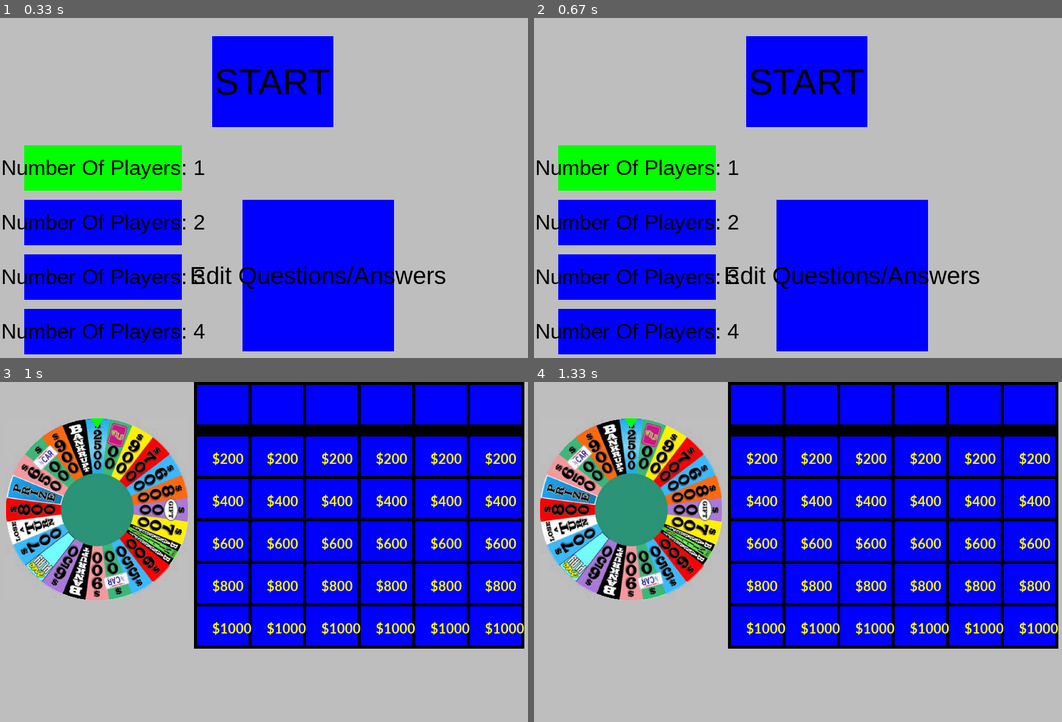
Above: before the commit, frames 1-4 (two rows, left to right).
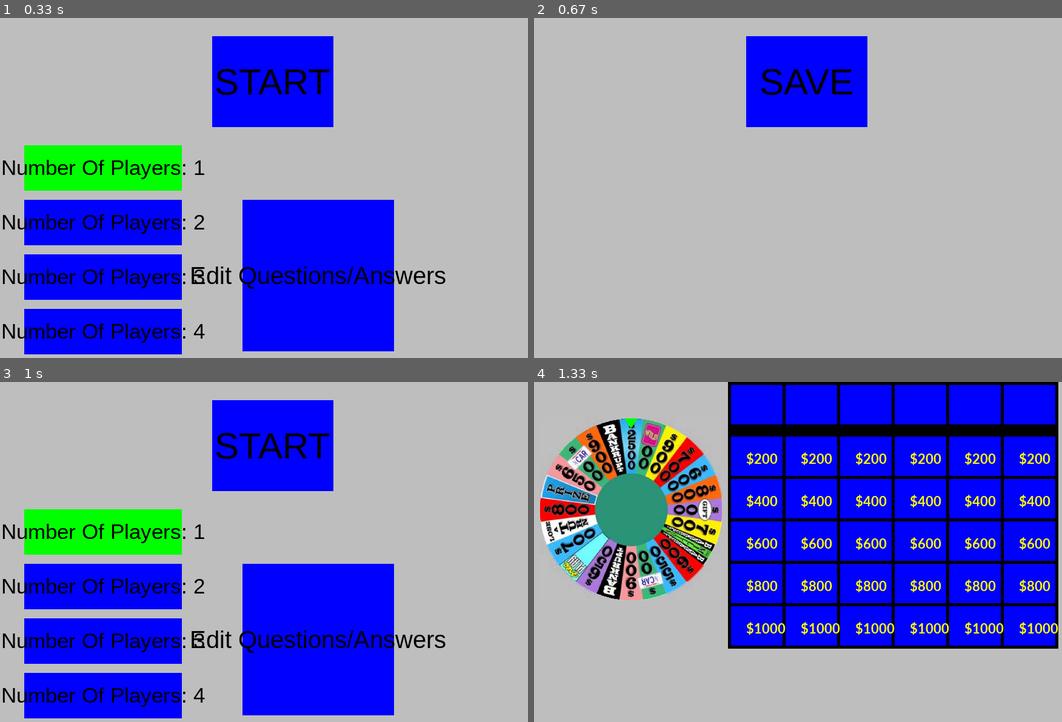
Above: after the commit, the same moments.

Repository: jlherget/TeamH_WheelOfJeopardy
Game: pygame game, started from src/woj.py
The game is run twice, just before and just after one commit, with the same random seed, the same clock (stepped at 60 frames per second) and the same inputs.
Inputs (mouse positions are in pixels of both pictures, inside the frame that each line leads up to):
- Up to frame 1 (0.33 s): no input
- Up to frame 2 (0.67 s): press the mouse at (808, 222) at 0.37 s; move the mouse to (739, 211) at 0.47 s; release the mouse at (676, 201) at 0.6 s
- Up to frame 3 (1 s): press the mouse at (274, 446) at 0.7 s; move the mouse to (343, 443) at 0.8 s; release the mouse at (411, 443) at 0.93 s
- Up to frame 4 (1.33 s): press the mouse at (808, 446) at 1.03 s; move the mouse to (745, 467) at 1.13 s; release the mouse at (681, 490) at 1.27 s

Frame 1 is identical in both runs. In frame 2, 30% of the frame differs, in the area x 0-85%, y 14-99%; in frame 3, 69%, in the area x 0-100%, y 0-99%; in frame 4, nothing differs.

Commit message:
Create dumb editor screen. Restructure WoJ

Diff:
--- /dev/null
+++ b/src/data_editor.py
@@ -0,0 +1,36 @@
+import messages
+import pygame
+import gameboard
+import start
+
+class DataEditorUI():
+
+    def __init__(self, app):
+        self.app = app
+        self.save_button = start.Button(350,30,  gameboard.BLUE,  200, 150, "SAVE")
+
+    def Draw(self, screen):
+        self.save_button.Draw(screen, 60)
+
+    def ProcessUiEvent(self, event):
+        if event.type == pygame.MOUSEMOTION:
+            if self.save_button.isHighlighted(pygame.mouse.get_pos()):
+                self.save_button.color = gameboard.PURPLE
+            else:
+                self.save_button.color = gameboard.BLUE
+        elif event.type == pygame.MOUSEBUTTONDOWN:
+            if self.save_button.isHighlighted(pygame.mouse.get_pos()):
+                self.app.PostMessage(messages.SaveMessage())
+
+
+class DataEditor():
+
+    def __init__(self, app):
+        self.app = app
+        self.ui  = DataEditorUI(app)
+
+    def Draw(self, screen):
+        self.ui.Draw(screen)
+
+    def ProcessUiEvent(self, event):
+        self.ui.ProcessUiEvent(event)
--- a/src/gameboard.py
+++ b/src/gameboard.py
@@ -1,7 +1,6 @@
 import pygame
-import math
-import random
 
+# TODO: These need to get moved somewhere else
 # Define constants
 # Define some colors
 BLACK   = pygame.Color("black")
@@ -16,97 +15,3 @@
 SCREEN_WIDTH  = 900
 SCREEN_HEIGHT = 600
 SCREEN_SIZE   = (SCREEN_WIDTH, SCREEN_HEIGHT)
-
-class QuestionsBoardUI():
-    NUM_COLS   = 6
-    NUM_QROWS  = 5 # Not including categories row
-    ROW_HEIGHT = 70
-    COL_WIDTH  = 90
-    COL_LINE_WIDTH = 4
-    ROW_LINE_WIDTH = 4
-    SEPARATOR_HEIGHT = 15
-
-    QY_OFFSET = ROW_HEIGHT + SEPARATOR_HEIGHT
-
-    BOARD_WIDTH   = COL_WIDTH * NUM_COLS
-    BOARD_HEIGHT  = ROW_HEIGHT * (NUM_QROWS+1) + SEPARATOR_HEIGHT
-
-    BASE_VALUE  = 200
-
-
-    def __init__(self, pos_x, pos_y):
-        self.pos_x  = pos_x
-        self.pos_y  = pos_y
-
-    def Draw(self, screen):
-
-        # Background for the questions
-        boardRect = pygame.Rect([self.pos_x, self.pos_y, self.BOARD_WIDTH, self.BOARD_HEIGHT])
-        pygame.draw.rect(screen, BLUE, boardRect)
-
-        #Top line
-        pygame.draw.rect(screen, BLACK, [self.pos_x, self.pos_y, self.BOARD_WIDTH, 5])
-
-        # Categories
-        for i in range(self.NUM_COLS+1):
-            left    = self.pos_x + self.COL_WIDTH *i
-            top     = self.pos_y
-            width   = 5
-            height  = self.ROW_HEIGHT
-            pygame.draw.rect(screen, BLACK, [left, top, width, height])
-
-        # Categories/questions seaparator
-        pygame.draw.rect(screen, BLACK, [self.pos_x, self.pos_y + self.ROW_HEIGHT, self.BOARD_WIDTH + 5, self.SEPARATOR_HEIGHT])
-
-        # Draw the lines between rows
-        for i in range(self.NUM_QROWS+1):
-            top     = self.pos_y + self.QY_OFFSET + self.ROW_HEIGHT * i
-            left    = self.pos_x
-            width   = self.BOARD_WIDTH + 5
-            height  = 5
-            pygame.draw.rect(screen, BLACK, [left, top, width, height])
-
-        # Draw the lines between columns
-        for i in range(self.NUM_COLS+1):
-            top     = self.pos_y + self.QY_OFFSET
-            left    = self.pos_x + self.COL_WIDTH *i
-            width   = 5
-            height  = self.ROW_HEIGHT * self.NUM_QROWS
-            pygame.draw.rect(screen, BLACK, [left, top, width, height])
-
-        # Draw the dollar amounts that havent been revelead
-        font = pygame.font.SysFont('Calibri', 25, True, False)
-        for r in range(self.NUM_QROWS):
-            for c  in range(self.NUM_COLS):
-                x = self.pos_x + self.COL_WIDTH*c + self.COL_WIDTH / 3
-                y = self.pos_y + self.QY_OFFSET + self.ROW_HEIGHT * r + self.ROW_HEIGHT / 2.5
-                s = '${}'.format((r+1) * self.BASE_VALUE)
-                text = font.render(s, True, YELLOW)
-                screen.blit(text, [x, y])
-
-class StartButtonUI():
-    def __init__(self, pos_x, pos_y, color, width, height, text):
-        self.pos_x = pos_x
-        self.pos_y = pos_y
-        self.width = width
-        self.height = height
-        self.text = text
-        self.color = color
-
-    def Draw(self, screen, font_size, outline=None):
-        if outline:
-            pygame.draw.rect(screen, outline, (self.pos_x-2,self.pos_y-2,self.width+4,self.height+4),0)
-        else:
-            pygame.draw.rect(screen, self.color, (self.pos_x,self.pos_y,self.width,self.height),0)
-
-        if self.text != '':
-            font = pygame.font.SysFont('ariel', font_size)
-            text = font.render(self.text, 1, (0,0,0))
-            screen.blit(text, (self.pos_x + (self.width/2 - text.get_width()/2), self.pos_y + (self.height/2 - text.get_height()/2)))
-
-    def isHighlighted(self, pos):
-        #Pos is the mouse position or a tuple of (x,y) coordinates
-        if pos[0] > self.pos_x and pos[0] < self.pos_x + self.width:
-            if pos[1] > self.pos_y and pos[1] < self.pos_y + self.height:
-                return True
-        return False
--- a/src/messages.py
+++ b/src/messages.py
@@ -1,3 +1,5 @@
+import woj
+
 # Start Message:
 # ------------------------------------------
 # numPlayers: Number of players playing the game
@@ -12,6 +14,7 @@
 
     def run(self, target):
         print("Running StartMessage: (numPlayers=", self.numPlayers, ")")
+        target.current_screen = woj.WoJ.BOARD_SCREEN
 
     def getNumPlayers(self):
         return self.numPlayers
@@ -238,6 +241,18 @@
         target.running = False
 
 
+class EditMessage():
+    def run(self, target):
+        print("Edit")
+        target.current_screen = woj.WoJ.EDIT_SCREEN
+
+
+class SaveMessage():
+    def run(self, target):
+        print("Saved")
+        target.current_screen = woj.WoJ.START_SCREEN
+
+
 # Test Message:
 # ------------------------------------------
 # Messages which demos the ablity to bounce between threads.
--- a/src/start.py
+++ b/src/start.py
@@ -2,6 +2,7 @@
 import gameboard
 import messages
 
+#TODO: This needs to get moved out of this class
 class Button():
 
     def __init__(self, pos_x, pos_y, color, width, height, text):
@@ -40,28 +41,36 @@
         self.numPlayers2_button = Button(40,300,  gameboard.BLUE,  260,  75, "Number Of Players: 2")
         self.numPlayers3_button = Button(40,390,  gameboard.BLUE,  260,  75, "Number Of Players: 3")
         self.numPlayers4_button = Button(40,480,  gameboard.BLUE,  260,  75, "Number Of Players: 4")
-        self.editButton         = Button(400,300, gameboard.BLUE,  250, 250, "Edit Questions/Answers")
+        self.edit_button        = Button(400,300, gameboard.BLUE,  250, 250, "Edit Questions/Answers")
 
     def Draw(self, screen):
         self.start_button.Draw(screen, 60)
-        self.editButton.Draw(screen, 40)
+        self.edit_button.Draw(screen, 40)
         self.numPlayers1_button.Draw(screen, 35)
         self.numPlayers2_button.Draw(screen, 35)
         self.numPlayers3_button.Draw(screen, 35)
         self.numPlayers4_button.Draw(screen, 35)
 
     def ProcessUiEvent(self, event):
+
+        #Check to see if the mouse is moving. If so, highlight the button.
+        # If the button is clicked, send a start message to the queue
         if event.type == pygame.MOUSEMOTION:
             if self.start_button.isHighlighted(pygame.mouse.get_pos()):
                 self.start_button.color = gameboard.PURPLE
             else:
                 self.start_button.color = gameboard.BLUE
         elif event.type == pygame.MOUSEBUTTONDOWN:
+            # If start button is pressed, send a StartMessage
             if self.start_button.isHighlighted(pygame.mouse.get_pos()):
-                print("Mouse down")
                 self.app.PostMessage(messages.StartMessage(self.app.num_players, None))
-                self.app.startUp      = False
-                self.app.boardWheelUp = True
+
+            # If the edit button is pressed, send a EditMessage
+            if self.edit_button.isHighlighted(pygame.mouse.get_pos()):
+                self.app.PostMessage(messages.EditMessage())
+
+            # IF any of the number of players buttons are pressed,
+            # update the number of players and button colors
             if self.numPlayers1_button.isHighlighted(pygame.mouse.get_pos()):
                 self.app.num_players = 1
                 self.numPlayers1_button.color = gameboard.GREEN
--- a/src/woj.py
+++ b/src/woj.py
@@ -1,86 +1,88 @@
 import board
 import wheel
 import start
-import question
 import queue
-import threading
-import messages
 import gameboard
 import pygame
+import data_editor
 
-class WoJ(threading.Thread):
+class WoJ():
+
+    START_SCREEN    = 1
+    BOARD_SCREEN    = 2
+    EDIT_SCREEN     = 3
+    QUESTION_SCREEN = 4
 
     def __init__(self):
-        threading.Thread.__init__(self)
         self.queue              = queue.Queue()
         self.running            = True
         self.num_players        = 1
+        self.current_screen     = self.START_SCREEN
 
         self.start       = start.Start(self)
         self.board       = board.Board(self)
         self.wheel       = wheel.Wheel(self)
+        self.editor      = data_editor.DataEditor(self)
 
-        self.startUp            = True
-        self.boardWheelUp       = False
-        self.questionUp         = False
-        self.updateQuestions    = False
-
-    def main():
-
-        pygame.init()
-
-        # Create a screen
-        screen = pygame.display.set_mode(gameboard.SCREEN_SIZE)
+    def run(self, screen):
 
         # This sets the name of the window
         pygame.display.set_caption('Wheel of Jeopardy')
         clock = pygame.time.Clock()
 
-        app = WoJ()
-        while app.running:
+        while self.running:
 
             # Pop tasks off the message queue
-            if not app.queue.empty():
-                task = app.queue.get()
+            if not self.queue.empty():
+                task = self.queue.get()
                 if task is None:
                     break
-                task.run(app)
-                app.queue.task_done()
+                task.run(self)
+                self.queue.task_done()
 
             #Fetch Game event
             for event in pygame.event.get():
                 #If game ends, program ends
                 if event.type == pygame.QUIT:
-                    app.running = False
+                    self.running = False
 
-                #If we are in the start screen, check to see if the mouse is moving. If so,
-                #Highlight the button. If the button is clicked, send a start message to the
-                #Queue, and set variables so that we are no longer on the start screen but on
-                #the wheel/board screen
-                if app.startUp:
-                    app.start.ProcessUiEvent(event)
-                elif app.boardWheelUp:
+                if self.current_screen == self.START_SCREEN:
+                    self.start.ProcessUiEvent(event)
+                elif self.current_screen == self.BOARD_SCREEN:
                     if event.type == pygame.KEYDOWN:
                         if event.key == pygame.K_SPACE:
-                            app.wheel.Spin()
-                elif app.questionUp:
+                            self.wheel.Spin()
+                elif self.current_screen == self.EDIT_SCREEN:
+                    self.editor.ProcessUiEvent(event)
+                elif self.current_screen == self.QUESTION_SCREEN:
                     print("Question Up")
 
-            #Redraw the gray background on the board
+            #Clear the screen with gray background
             screen.fill(gameboard.GRAY)
 
             #Determine what should be drawn
-            if app.startUp:
-                app.start.Draw(screen)
-            elif app.boardWheelUp:
-                app.wheel.Draw(screen)
-                app.board.Draw(screen)
-            elif app.questionUp:
+            if self.current_screen == self.START_SCREEN:
+                self.start.Draw(screen)
+            elif self.current_screen == self.BOARD_SCREEN:
+                self.wheel.Draw(screen)
+                self.board.Draw(screen)
+            elif self.current_screen == self.EDIT_SCREEN:
+                self.editor.Draw(screen)
+            elif self.current_screen == self.QUESTION_SCREEN:
                 print("Question Up")
 
+            # Draw the new screen
             pygame.display.flip()
+
+            # Draw at 60Hz
             clock.tick(60)
 
+    def main():
+
+        pygame.init()
+        screen = pygame.display.set_mode(gameboard.SCREEN_SIZE)
+        app = WoJ()
+        app.run(screen)
         pygame.quit()
 
     def PostMessage(self, message):
